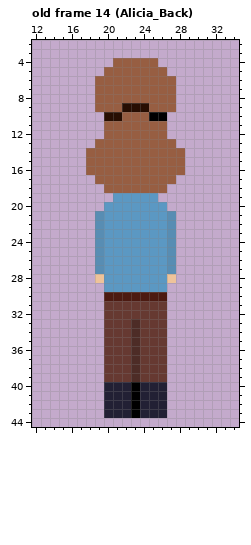
A pixel-art file gets an edit: assets/characters/alicia/alicia_adulta.aseprite. Above, as it was before the edit.
48x48 pixels, 25 frames. Shown: old frame 14 (Alicia_Back): x 12..34, y 2..44.
The result:
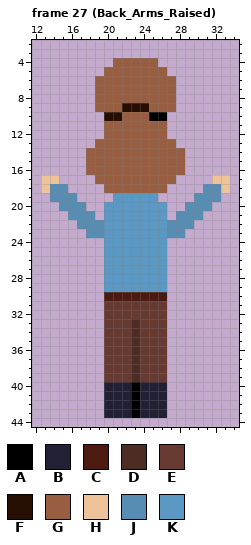
Palette (. is transparent): A #000000  B #222034  C #4c1a11  D #4d2c26  E #663931  F #270e02  G #975e42  H #eec39a  J #588db3  K #5b98c3
A new or re-ordered frame is compared with the old frame closest to it.
The edit:
frames 25 -> 27
Changed rows in their new state; - is an unchanged pixel.
Frame 27 (Back_Arms_Raised) is new; against old frame 14 (Alicia_Back), layers "Head", "Arms":
first column x 13:
17 HH-----------------HH
18 HJJ---------------JJH
19 -JJJ-------------JJJ-
20 --JJJ-----------JJJ--
21 ---JJJ.-------.JJJ---
22 ----JJ---------JJ----
23 -----J---------J-----
24 ------.-------.------
25 ------.-------.------
26 ------.-------.------
27 ------.-------.------
28 ------.-------.------
